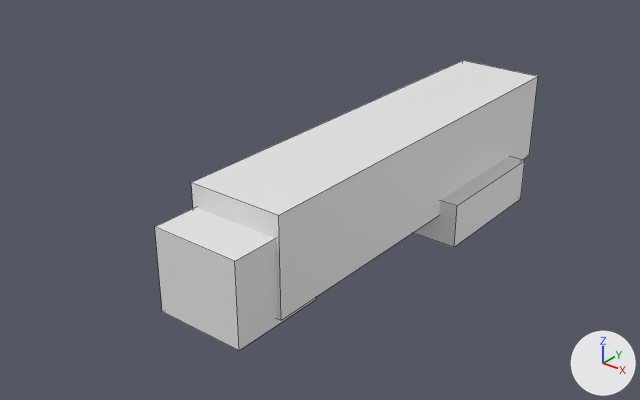
Two versions of the FBX model Assets/Models/shotgunPT.fbx, one commit apart.
One viewpoint serves both versions: a camera (50 mm lens) standing at (9.44, -14.08, 11.03) and looking at (-1.03, -0.99, 2.91). Lighting does not change. The marker at lower right points along +X, +Y and +Z. The older version comes first. Mesh edges are drawn as thin lines. Where no turn or scale is listed for an object, it has been applied to the vertices.
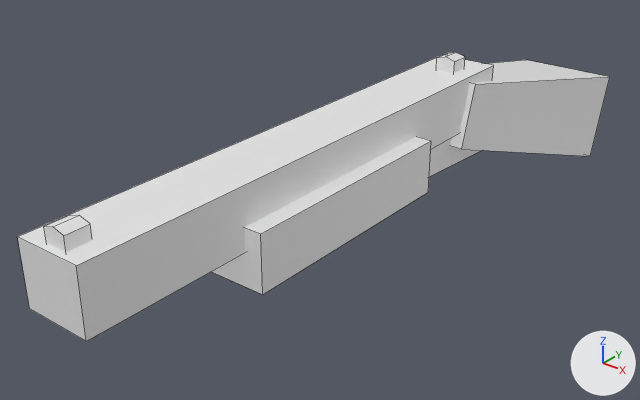
Pixel boxes (x1, y1, x2, y2) of what changed, in the pictures (640 x 400 px; the box of a moved part takes in the faces that stretch with it):
'Cube.003', reshaped, moved, turned, rescaled: before (413, 156, 525, 247); after (18, 52, 610, 341)
'Cube.001', deleted: before (191, 60, 538, 320)
'Cube.002', deleted: before (155, 207, 316, 350)
part 1 of me_cube_003, moved or reshaped: before (441, 156, 525, 247); after (462, 60, 610, 156)
part 2 of me_cube_003, added: after (18, 52, 494, 341)

Patch to the scene script:
```diff
--- a/Assets/Models/shotgunPT.fbx.py
+++ b/Assets/Models/shotgunPT.fbx.py
@@ me_cube_003 @@
 # used by ob_cube_003; location = (0.0, 1.99, 2.47); rotation_euler = (-3.142, 0.0, 0.0), in degrees (-180, 0, 0); scale = (-1.4, -1.51, -0.486)
 # verts and faces of me_cube_003; kept vertices keep their numbers, new ones are numbered from 8
 # before: 2 (-1.0, 1.0, -1.0) at pixel (520, 198), 3 (-1.0, 1.0, 1.0) at pixel (524, 160), 6 (1.0, 1.0, -1.0), 7 (1.0, 1.0, 1.0)
-me_cube_003.from_pydata(...)  # 8 vertices, 6 faces; spans x -1.0..1.0, y -1.0..1.0, z -1.0..1.0
+me_cube_003.from_pydata(...)  # 52 vertices, 38 faces; spans x -1.56..1.56, y -3.93..1.0, z -4.27..1.78
+# me_cube_003 part 1
+verts[2] = (-1.56, 1.0, -1.56)  # moved, pixel (590, 156)
+verts[3] = (-1.56, 1.0, 1.56)  # moved, pixel (609, 76)
+verts[6] = (1.56, 1.0, -1.56)  # moved
+verts[7] = (1.56, 1.0, 1.56)  # moved, pixel (526, 59)
+# me_cube_003 part 2
+# 44 vertices are added at x -1.27..1.27, y -3.93..-0.48, z -4.27..1.78
+# 32 new faces join them
@@ ob_cube_003 @@
 ob_cube_003 = bpy.data.objects.new('Cube.003', me_cube_003)
-ob_cube_003.location = (0.0, 1.99, 2.47)
-ob_cube_003.rotation_euler = (-3.142, 0.0, 0.0)  # degrees (-180, 0, 0)
-ob_cube_003.scale = (-1.4, -1.51, -0.486)
+ob_cube_003.location = (0.0, 5.06, 3.47)
+ob_cube_003.rotation_euler = (2.872, 0.0, 0.0)  # degrees (165, 0, 0)
+ob_cube_003.scale = (-0.786, -3.37, -0.706)
@@ ob_cube_002 @@
-ob_cube_002 = bpy.data.objects.new('Cube.002', me_cube_002)
-ob_cube_002.location = (0.0, -4.54, 3.33)
-ob_cube_002.rotation_euler = (-3.142, 0.0, 0.0)  # degrees (-180, 0, 0)
-ob_cube_002.scale = (-0.919, -1.0, -0.838)
@@ ob_cube_001 @@
-ob_cube_001 = bpy.data.objects.new('Cube.001', me_cube_001)
-ob_cube_001.location = (0.0, 0.0, 3.62)
```
